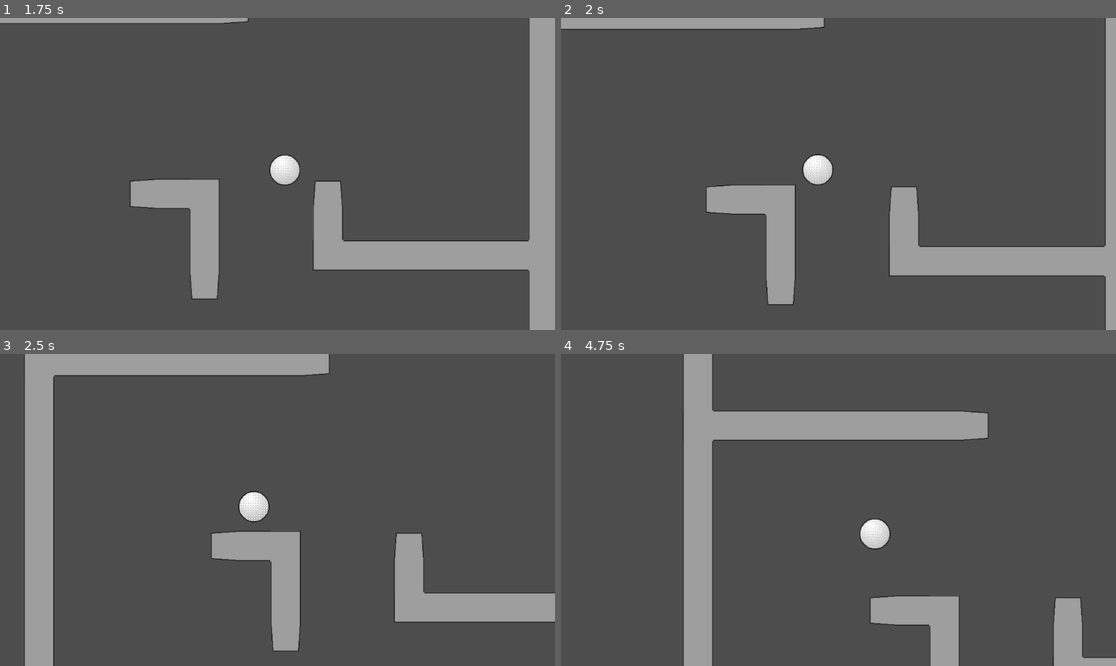
Above: before the commit, frames 1-4 (two rows, left to right).
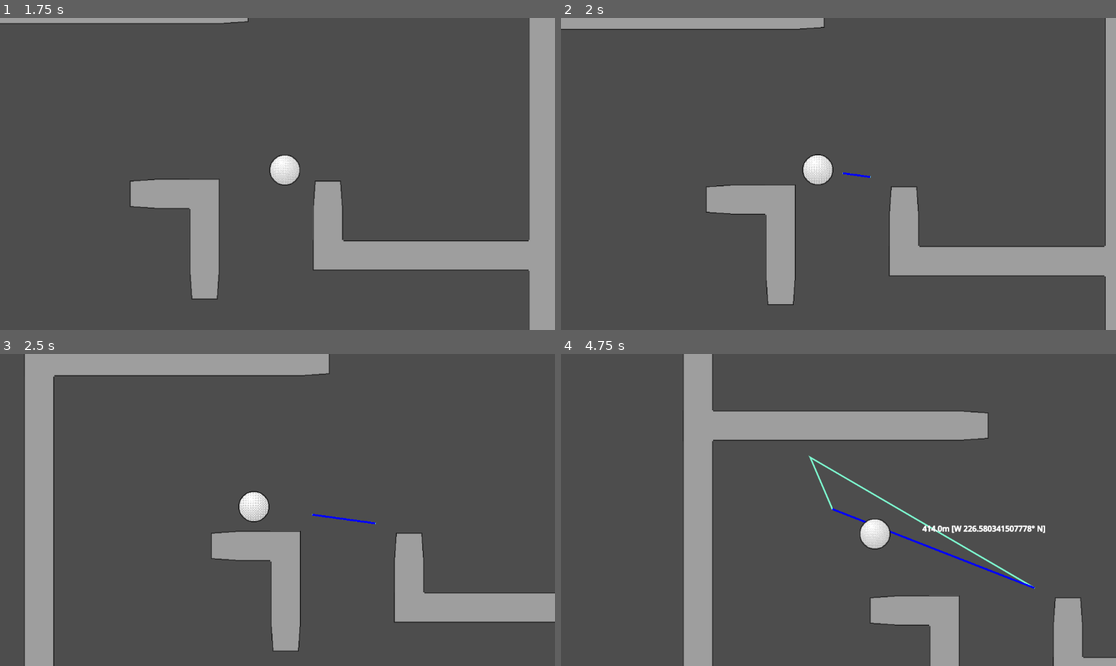
Above: after the commit, the same moments.

Repository: EightLimbed/physics-golf
Game: Godot game, scene res://Game.tscn
Two runs of this game, one before a commit and one after it. Both use one fixed random seed, a clock stepped at 60 frames per second and the inputs below.
Inputs (mouse positions are in pixels of both pictures, inside the frame that each line leads up to):
- Up to frame 1 (1.75 s): tap Enter (ui_accept) at 0.5, 1.52, 1.55 s; move the mouse to (399, 158) at 0.52 s; hold Enter (ui_accept) 0.53-1.28 s; move the mouse to (166, 189) at 1.27 s; click (166, 189) at 1.35 s
- Up to frame 2 (2 s): tap Enter (ui_accept) at 1.82 s
- Up to frame 3 (2.5 s): move the mouse to (333, 441) at 2.02 s; hold Enter (ui_accept) from 2.03 s (still down)
- Up to frame 4 (4.75 s): move the mouse to (810, 572) at 2.77 s; release Enter (ui_accept) at 2.78 s; click (810, 572) at 2.85 s; tap Enter (ui_accept) at 3.02, 3.05, 3.32, 4.52, 4.55 s; move the mouse to (1005, 556) at 3.52 s; hold Enter (ui_accept) 3.53-4.28 s; move the mouse to (672, 463) at 4.27 s; click (672, 463) at 4.35 s

Frame 1 is identical in both runs. In frame 2, less than 0.1% of the frame differs, in the area x 50-56%, y 49-52%; in frame 3, less than 0.1%; in frame 4, 1.0%, in the area x 44-88%, y 32-76%.

Commit message:
Added Basic Vector Displaying

Diff:
--- a/Game.gd
+++ b/Game.gd
@@ -1,3 +1,46 @@
-extends Node
+extends Node2D
 
 var vectors : Array[Vector2] = []
+@onready var ball = $Ball
+
+func _input(event: InputEvent) -> void:
+	if event.is_action_pressed("ui_accept"):
+		for i in vectors.size()-1:
+			display_vector(vectors[i],vectors[i+1])
+		if vectors.size() > 1:
+			display_vector(vectors[0],vectors[vectors.size()-1])
+		queue_redraw()
+
+func display_vector(d1 : Vector2,d2 : Vector2):
+	var label = Label.new()
+	label.text = cartesian_to_kinematics(d1+d2)
+	label.global_position = (d1+d2)/2
+	add_child(label)
+
+func cartesian_to_kinematics(df : Vector2):
+	var dir = rad_to_deg(df.angle())
+	if dir < 0:
+		dir += 360
+	if dir == 0:
+		return str(round(df.length()))+"m [W]"
+	elif 90 > dir and dir > 0:
+		return str(round(df.length()))+"m [W "+str(dir)+"\u00B0 N]"
+	elif dir == 90:
+		return str(round(df.length()))+"m [N]"
+	elif 180 > dir and dir > 90:
+		return str(round(df.length()))+"m [N "+str(dir-90)+"\u00B0 E]"
+	elif dir == 180:
+		return str(round(df.length()))+"m [E]"
+	elif 270 > dir and dir > 180:
+		return str(round(df.length()))+"m [W "+str(dir)+"\u00B0 N]"
+	elif dir == 270:
+		return str(round(df.length()))+"m [S]"
+	elif 360 > dir and dir > 270:
+		return str(round(df.length()))+"m [N "+str(dir-90)+"\u00B0 E]"
+
+func _draw() -> void:
+	vectors.append(ball.position)
+	if vectors.size() > 1:
+		draw_polyline(vectors, Color.AQUAMARINE, 2, true)
+		draw_line(vectors[0],ball.position, Color.BLUE, 4)
+	vectors.remove_at(vectors.size()-1)
--- a/Game.tscn
+++ b/Game.tscn
@@ -4,7 +4,7 @@
 [ext_resource type="PackedScene" uid="uid://jj2ii3lkcfr5" path="res://Ball.tscn" id="1_wbfu4"]
 [ext_resource type="PackedScene" uid="uid://dkppqv6o7tj1c" path="res://Map.tscn" id="2_xkndl"]
 
-[node name="Game" type="Node"]
+[node name="Game" type="Node2D"]
 script = ExtResource("1_u44n3")
 
 [node name="Ball" parent="." instance=ExtResource("1_wbfu4")]
--- a/VectorDraw.gd
+++ /dev/null
@@ -1,23 +0,0 @@
-extends Node2D
-
-func _ready() -> void:
-	print(cartesian_to_kinematics(Vector2(100,100)))
-
-func cartesian_to_kinematics(vec : Vector2):
-	var dir = round(rad_to_deg(vec.angle()))
-	if dir == 0:
-		return str(round(vec.length())+"m [W]")
-	elif 90 > dir and dir > 0:
-		return str(round(vec.length()))+"m [W "+str(dir)+"\u00B0 N]"
-	elif dir == 90:
-		return str(round(vec.length())+"m [N]")
-	elif 180 > dir and dir > 90:
-		return str(round(vec.length()))+"m [N "+str(dir-90)+"\u00B0 E]"
-	elif dir == 180:
-		return str(round(vec.length())+"m [E]")
-	elif 270 > dir and dir > 180:
-		return str(round(vec.length()))+"m [W "+str(dir)+"\u00B0 N]"
-	elif dir == 270:
-		return str(round(vec.length())+"m [S]")
-	elif 360 > dir and dir > 90:
-		return str(round(vec.length()))+"m [N "+str(dir-90)+"\u00B0 E]"
--- a/VectorDrawer.tscn
+++ /dev/null
@@ -1,10 +0,0 @@
-[gd_scene load_steps=2 format=3 uid="uid://bgaksstbkgkw8"]
-
-[ext_resource type="Script" uid="uid://4ukmk83lwdbg" path="res://VectorDraw.gd" id="1_al4ha"]
-
-[node name="VectorDrawer" type="Node2D"]
-script = ExtResource("1_al4ha")
-
-[node name="Label" type="Label" parent="."]
-offset_right = 40.0
-offset_bottom = 23.0
Not shown, removed: VectorDraw.gd.uid
Not shown, added: VectorDrawer.tscn1801257766.tmp
